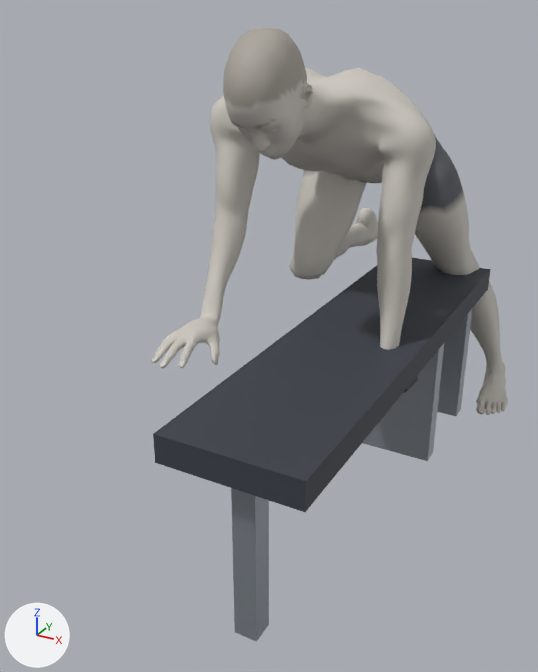
An edit to the glTF model exports/one-arm-dumbbell-row.glb, drawn before and after from the same camera.
Both versions are drawn from a camera (50 mm lens) standing at (0.784, -2.119, 1.229) and looking at (-0.091, -0.528, 0.434). The lights are fixed; the arrows at lower left show +X, +Y and +Z. The picture after the commit comes second. Both versions are drawn at frame 0 of the action 'one-arm-dumbbell-row_left'; the numbers are the values there.
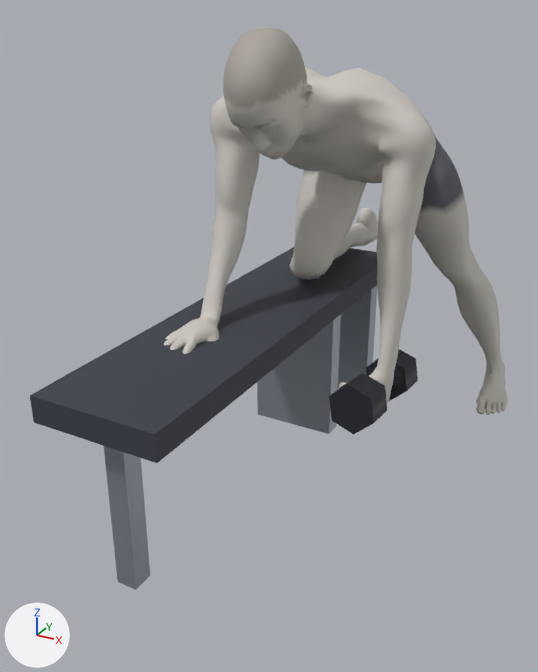
ob_node_69 is not drawn itself; it is the parent of ob_mesh_10.

Changed parts and their boxes [x1, y1, x2, y2] in the pictures (538 x 672 px):
'Mesh_10', moved (not visible afterwards)
    before: [153, 295, 451, 512]
'Mesh_15', added
    after: [30, 277, 339, 463]
'Mesh_14', added
    after: [257, 315, 341, 434]
'Mesh_11', moved (not visible afterwards)
    before: [231, 488, 269, 642]
'Mesh_16', added
    after: [104, 446, 150, 590]
'Mesh_9', moved (not visible afterwards)
    before: [362, 344, 444, 461]
'Mesh_7', moved (not visible afterwards)
    before: [338, 258, 491, 337]
'Mesh_12', added
    after: [241, 247, 377, 315]
'Mesh_13', added
    after: [338, 285, 377, 388]
'Mesh_8', moved (not visible afterwards)
    before: [437, 308, 473, 416]
'Mesh_2', unchanged, uncovered by the edit
    after: [329, 373, 387, 434]

The edits, one by one:
Material 'Material_8' (mat_material_8) is new.
Its base color is (0.323, 0.356, 0.402) (grey #9aa1aa).
Its metallic is 0.6.
Material 'Material_7' (mat_material_7) is new.
Its base color is (0.0423, 0.0497, 0.0648) (dark grey #3a3f48).
Its roughness is 0.7.
Mesh me_mesh_16 is new.
It is a box spanning x -0.025..0.025, y -0.025..0.025, z -0.195..0.195.
It uses material mat_material_8 (grey #9aa1aa).
Mesh me_mesh_15 is new.
It is a box spanning x -0.4..0.4, y -0.15..0.15, z -0.03..0.03.
It uses material mat_material_7 (dark grey #3a3f48).
Mesh me_mesh_14 is new.
It is a box spanning x -0.025..0.025, y -0.12..0.12, z -0.195..0.195.
It uses material mat_material_8 (grey #9aa1aa).
Mesh me_mesh_13 is new.
It is a box spanning x -0.025..0.025, y -0.12..0.12, z -0.195..0.195.
It uses material mat_material_8 (grey #9aa1aa).
Mesh me_mesh_12 is new.
It is a box spanning x -0.2..0.2, y -0.15..0.15, z -0.03..0.03.
It uses material mat_material_7 (dark grey #3a3f48).
In object 'Mesh_7' (ob_mesh_7), parent goes from ob_bench to ob_bench_right.
In object 'Mesh_8' (ob_mesh_8), parent goes from ob_bench to ob_bench_right.
In object 'Mesh_9' (ob_mesh_9), parent goes from ob_bench to ob_bench_right.
In object 'Node_69' (ob_node_69), parent goes from ob_bench to ob_bench_right.
In object 'Mesh_11' (ob_mesh_11), parent goes from ob_bench to ob_bench_right.
Object 'bench_right' (ob_bench_right) is new.
Its parent is ob_props.
Its location is (0.061, 0.148, 0.0).
Its scale is (0.0, 0.0, 0.0).
Object 'Mesh_16' (ob_mesh_16) is new; it shows me_mesh_16.
Its parent is ob_bench_left.
Its location is (0.92, 0.0, 0.195).
Object 'bench_left' (ob_bench_left) is new.
Its parent is ob_props.
Its location is (0.061, -0.148, 0.0).
Object 'Mesh_15' (ob_mesh_15) is new; it shows me_mesh_15.
Its parent is ob_node_76.
Its location is (0.4, 0.0, -0.03).
Object 'Node_76' (ob_node_76) is new.
Its parent is ob_bench_left.
Its location is (0.2, 0.0, 0.45).
Object 'Mesh_14' (ob_mesh_14) is new; it shows me_mesh_14.
Its parent is ob_bench_left.
Its location is (0.14, 0.0, 0.195).
Object 'Mesh_13' (ob_mesh_13) is new; it shows me_mesh_13.
Its parent is ob_bench_left.
Its location is (-0.14, 0.0, 0.195).
Object 'Mesh_12' (ob_mesh_12) is new; it shows me_mesh_12.
Its parent is ob_bench_left.
Its location is (0.0, 0.0, 0.42).
